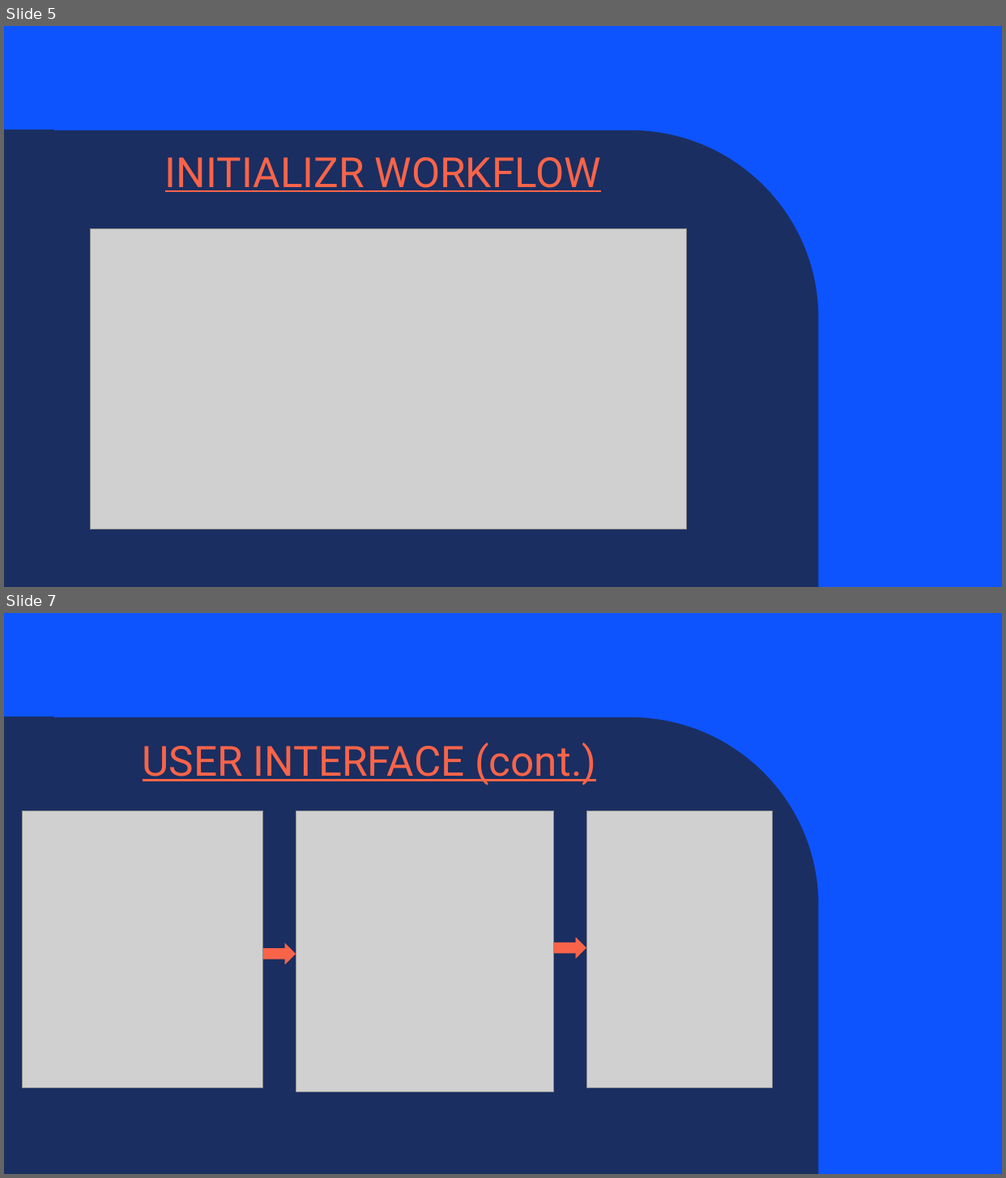
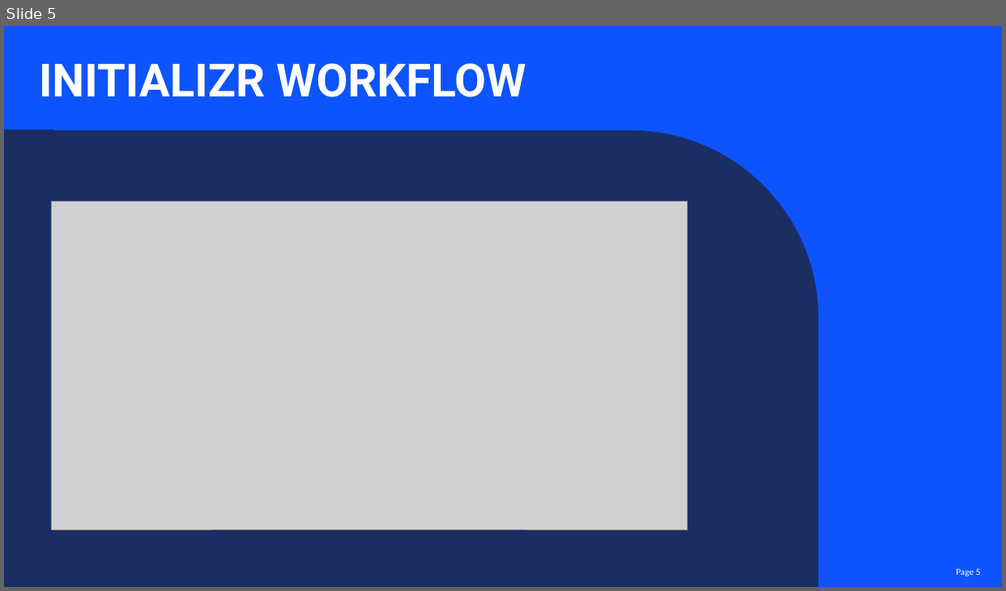
Before and after one commit to Tunir10Chaudhuri/Case_Study_Group_4, a slide deck: Case_Study_Group_4.pptx. Shown one above the other, each under a label of ours: slides 5 and 7 before the commit, slide 5 after it; the slides between them are not shown. The pictures are 1006x1178 and 1006x591 pixels, drawn with LibreOffice and Linux fonts; fonts in the diff are those of the drawing; grey boxes stand for pictures; background and template pictures are left out. Boxes give left, top, right and bottom in pixels: in the first picture for what was removed or moved away, otherwise in the second. Text is boxed around its words. In the diff, an @@ line names an element or a change of style, - is before the commit and + after.

```diff
--- a/Case_Study_Group_4.pptx
+++ b/Case_Study_Group_4.pptx
@@ slide 7 removed at (4, 613, 1002, 1174), background #0D54FF; not listed: 1 template element that a slide beside it also shows @@
@@ text removed at (143, 743, 596, 786) @@
-USER INTERFACE (cont.)
@@ picture removed at (23, 811, 264, 1088) @@
@@ picture removed at (296, 811, 554, 1093) @@
@@ picture removed at (586, 811, 772, 1088) @@
@@ right arrow removed at (263, 943, 296, 965) @@
@@ right arrow removed at (554, 937, 587, 959) @@
@@ slide 5 changed as well @@
@@ text "INITIALIZR WORKFLOW": place and size @@
-text "INITIALIZR WORKFLOW" at (165, 157, 602, 192)
+text "INITIALIZR WORKFLOW" at (39, 63, 526, 97)
@@ text "INITIALIZR WORKFLOW" at (39, 63, 526, 97): size 40 to 44 pt, text colour #F96449 to #FFFFFF, bold on, underline off @@
@@ picture: place and size @@
-picture at (91, 228, 687, 529)
+picture at (52, 201, 688, 530)
@@ page number added at (956, 569, 981, 577), 8 pt, text #FFFFFF @@
+Page 5
```
Also in this commit, not shown: 9 other slides changed, 2 slides added.
